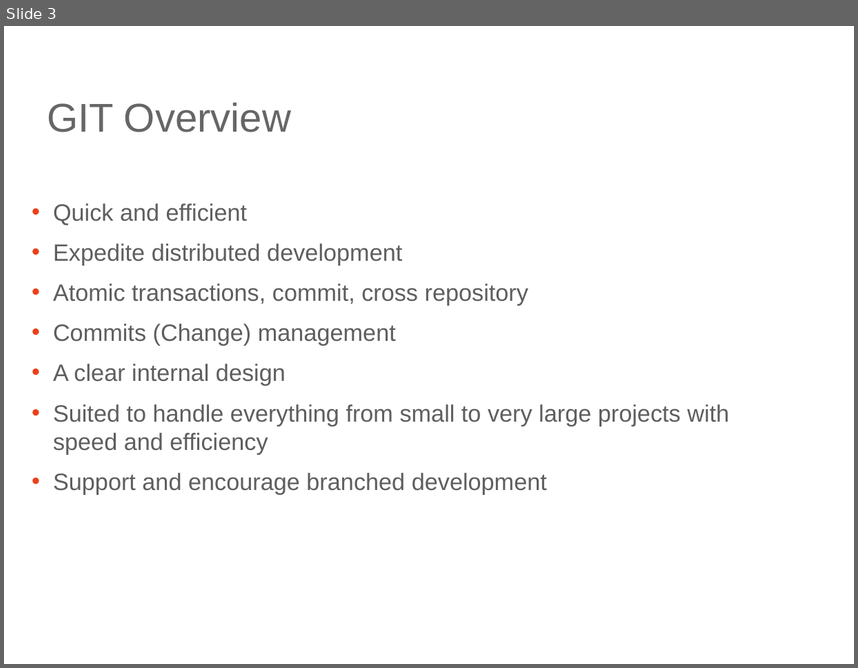
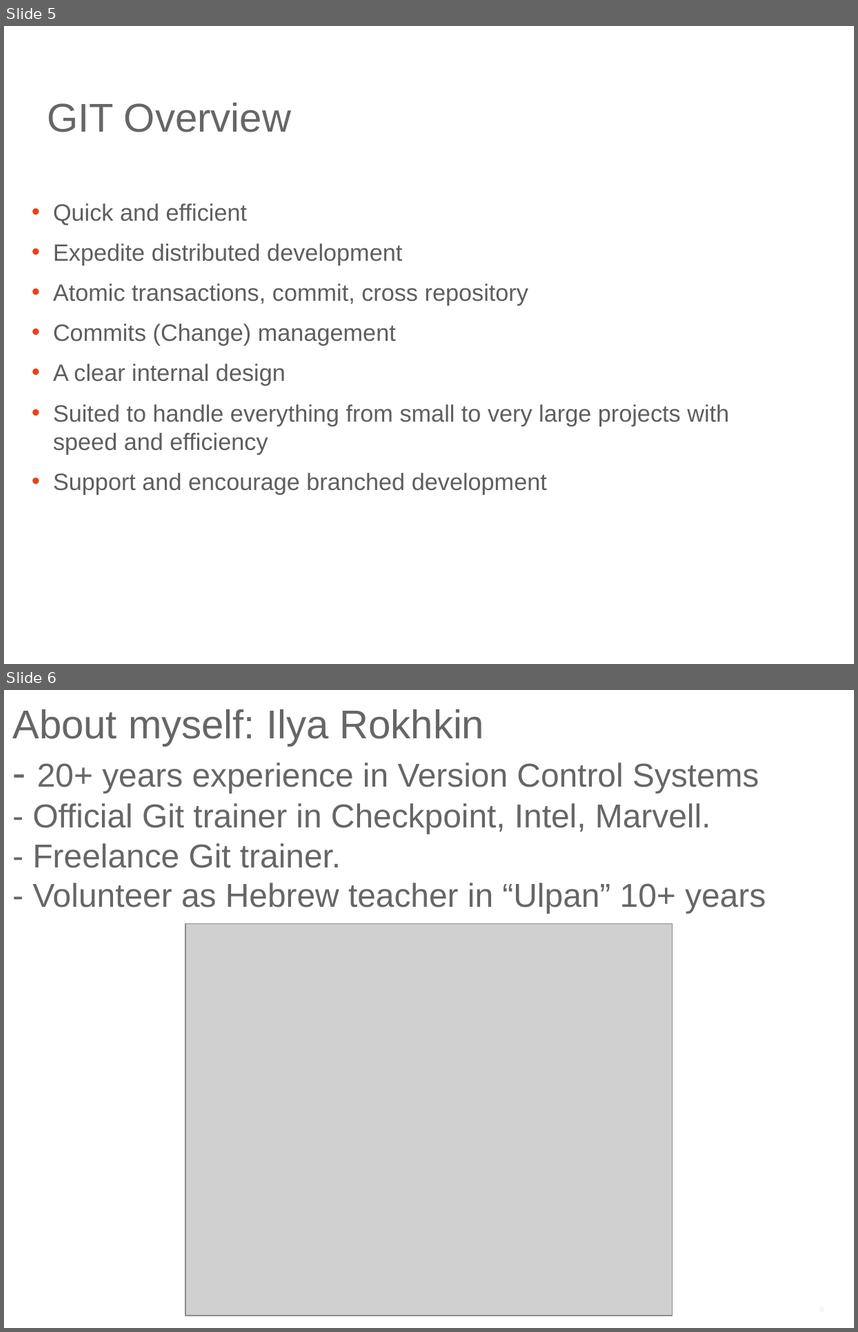
Before and after one commit to ilyaro/mysite, a slide deck: WorkStuff/Courses/Git/Git_General_Training_Lab/Git_General_Training_ap.ppt.pptx. Shown one above the other, each under a label of ours: slide 3 before the commit, slides 5 and 6 after it. The pictures are 858x668 and 858x1332 pixels, drawn with LibreOffice and Linux fonts; fonts in the diff are those of the drawing; grey boxes stand for pictures. Boxes give left, top, right and bottom in pixels: in the first picture for what was removed or moved away, otherwise in the second. Text is boxed around its words. In the diff, an @@ line names an element or a change of style, - is before the commit and + after.

```diff
--- a/WorkStuff/Courses/Git/Git_General_Training_Lab/Git_General_Training_ap.ppt.pptx
+++ b/WorkStuff/Courses/Git/Git_General_Training_Lab/Git_General_Training_ap.ppt.pptx
@@ slide 6 added at (x1=4, y1=690, x2=854, y2=1328), background #FFFFFF @@
@@ title added at (x1=12, y1=709, x2=766, y2=914), 28 pt, text #666666 @@
+About myself: Ilya Rokhkin
+- 20+ years experience in Version Control Systems
+- Official Git trainer in Checkpoint, Intel, Marvell.
+- Freelance Git trainer.
+- Volunteer as Hebrew teacher in “Ulpan” 10+ years
@@ picture added at (x1=186, y1=924, x2=673, y2=1315) @@
@@ what was slide 3 is now slide 5 @@
```
Also in this commit, not shown: 1 slide changed, 2 other slides added, 2 other files.
